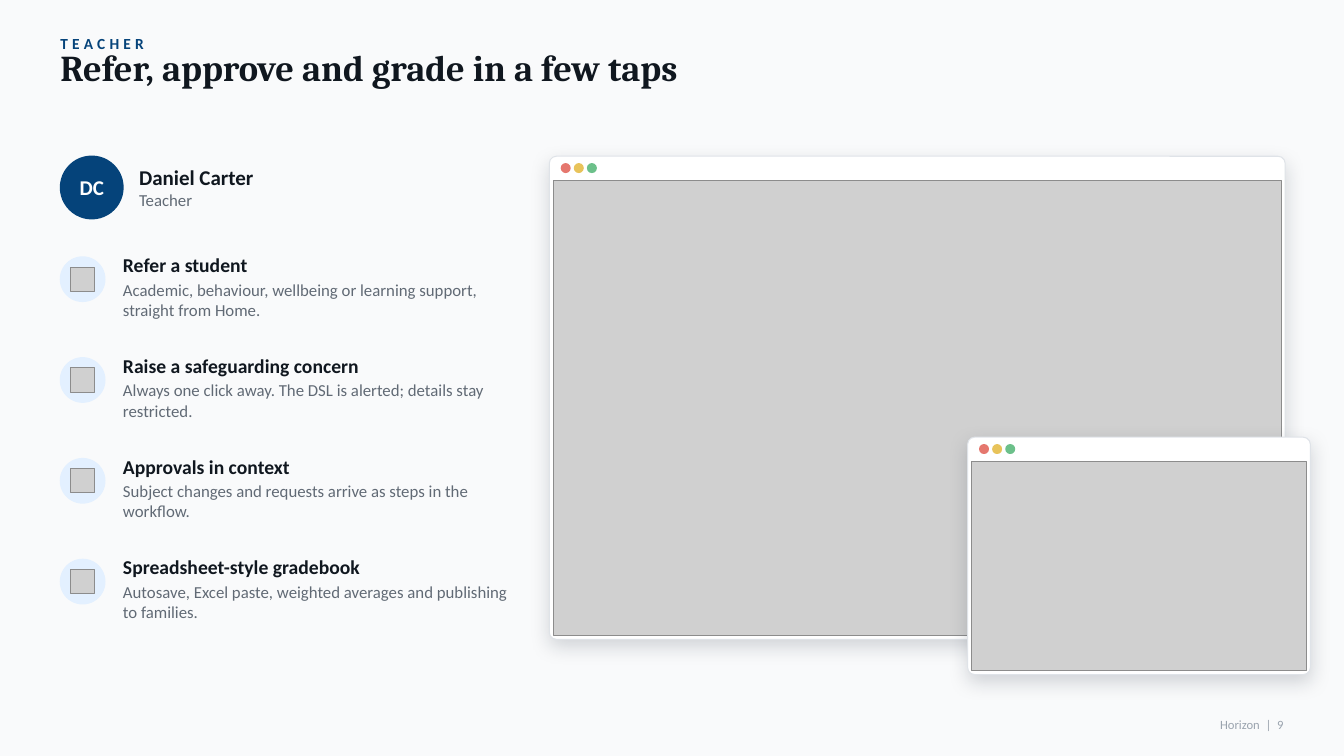
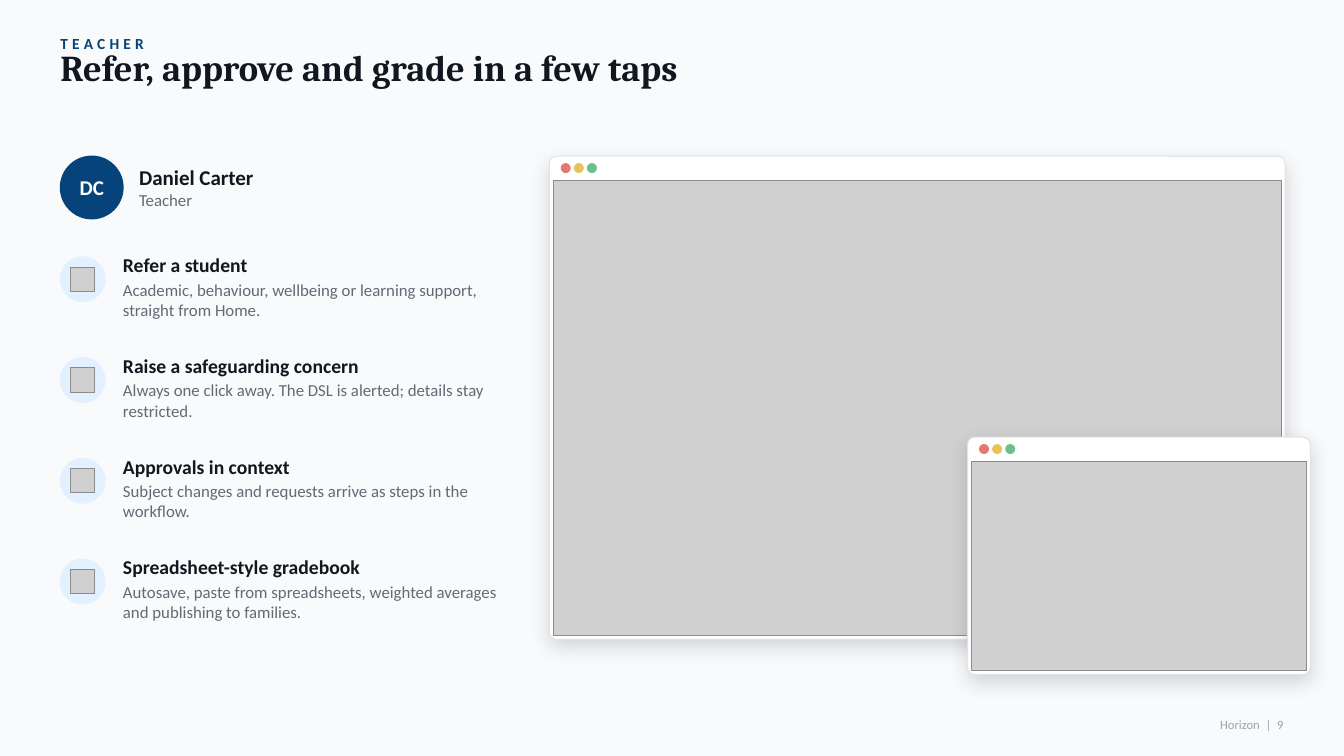
Before and after one commit to jzaky/School, a slide deck: slide 9 of docs/sales/Horizon-Pitch-Deck.pptx. Drawn at 1344x756 pixels with LibreOffice and Linux fonts; fonts in the diff are those of the drawing; grey boxes stand for pictures. Boxes give left, top, right and bottom in pixels: in the first picture for what was removed or moved away, otherwise in the second. Text is boxed around its words. In the diff, an @@ line names an element or a change of style, - is before the commit and + after.

```diff
--- a/docs/sales/Horizon-Pitch-Deck.pptx
+++ b/docs/sales/Horizon-Pitch-Deck.pptx
@@ text at <box>123,586,497,621</box>: text changed @@
-Autosave, Excel paste, weighted averages and publishing to families.
+Autosave, paste from spreadsheets, weighted averages and publishing to families.
```
Also in this commit, not shown: 8 other slides changed, 3 slides added, 10 other files.
